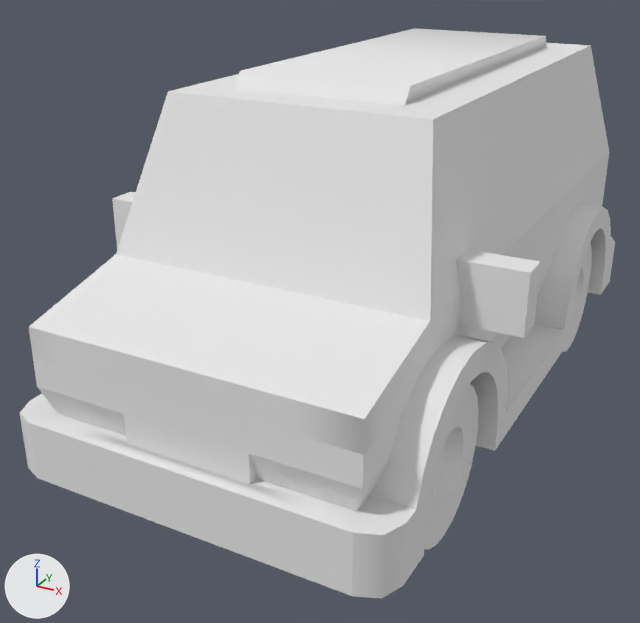
Two versions of the OBJ model Assets/Assets/kenney_car-kit/Models/OBJ format/van.obj, one commit apart.
Both versions are drawn from a 50 mm lens placed at (1.35, -2.92, 1.79), pointed at (-0.16, -0.19, 0.42). Arrows for +X, +Y and +Z are at lower left; the lights stay in place. The picture after the commit comes second. Where no turn or scale is listed for an object, it has been applied to the vertices.

In view in the first picture: 'van'.
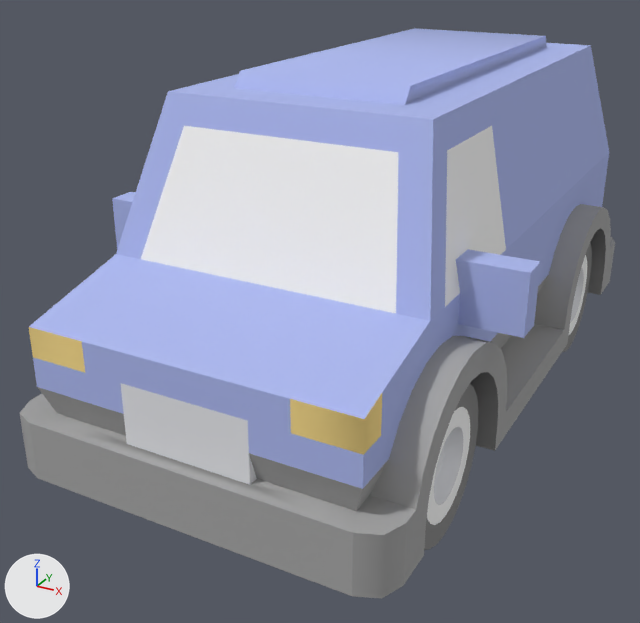
Boxes [x1, y1, x2, y2] around the edits, measured in the pictures (640 x 623 px):
'van', recoloured: [20, 28, 615, 599] in both

The change, as a diff of the scene's bpy script:
```diff
--- a/Assets/Assets/kenney_car-kit/Models/OBJ format/van.obj.py
+++ b/Assets/Assets/kenney_car-kit/Models/OBJ format/van.obj.py
@@ mat_plastic @@
 mat_plastic = principled_material('plastic')
-mat_plastic.base_color = (0.8, 0.8, 0.8)  # white #e7e7e7
+mat_plastic.base_color = (0.376, 0.376, 0.376)  # grey #a5a5a5
 mat_plastic.roughness = 1.0
@@ mat_cartire @@
 mat_cartire = principled_material('carTire')
-mat_cartire.base_color = (0.8, 0.8, 0.8)  # white #e7e7e7
+mat_cartire.base_color = (0.239, 0.239, 0.239)  # grey #868686
 mat_cartire.roughness = 1.0
@@ mat_lightfront @@
 mat_lightfront = principled_material('lightFront')
-mat_lightfront.base_color = (0.8, 0.8, 0.8)  # white #e7e7e7
+mat_lightfront.base_color = (0.961, 0.725, 0.259)  # yellow #fbdd8b
 mat_lightfront.roughness = 1.0
@@ mat_paintblue @@
 mat_paintblue = principled_material('paintBlue')
-mat_paintblue.base_color = (0.8, 0.8, 0.8)  # white #e7e7e7
+mat_paintblue.base_color = (0.412, 0.478, 0.847)  # blue #acb8ed
 mat_paintblue.roughness = 1.0
```
